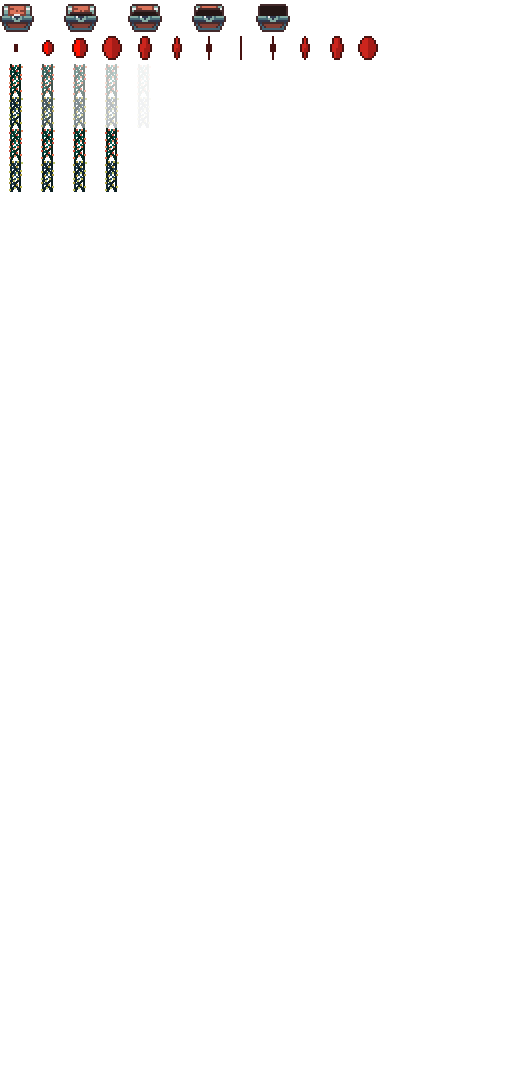
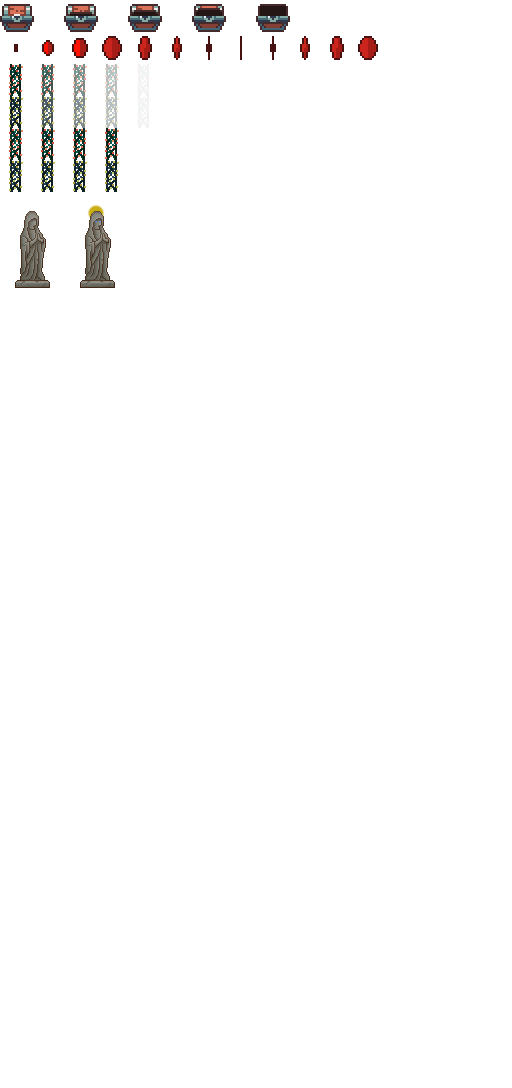
Layers edited between the first and the second 512px x 1088px image:
added layer "Layer 1 copy" above "Layer 1" over [80, 211, 115, 288]
added layer "Layer 1" above "Capa 3 copia 3" over [15, 211, 50, 288]
added layer "Layer 2" above "Capa 1" over [87, 204, 105, 222]
